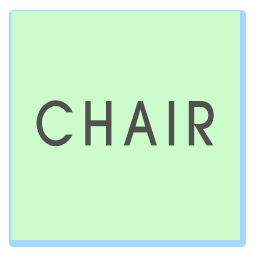
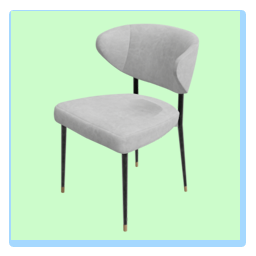
Layer changes from the first 256 x 256 image to the second:
hid "CHAIR" over box(36, 100, 214, 147)
added layer "Layer 5" above "Rectangle 1" over box(53, 23, 200, 232)
